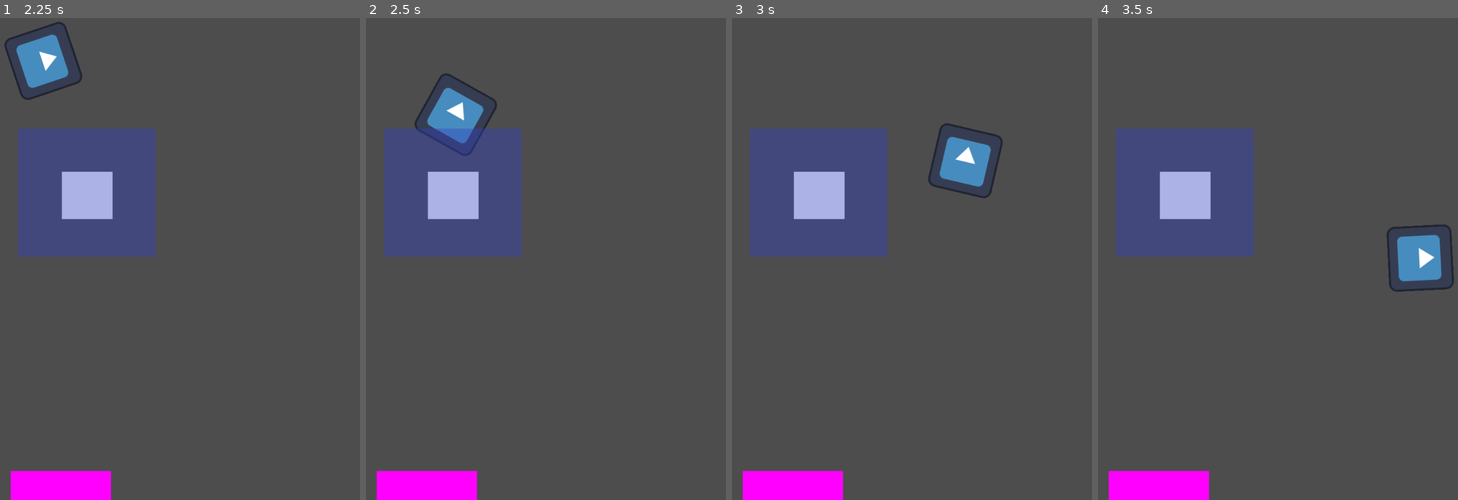
Above: before the commit, frames 1-4 (left to right).
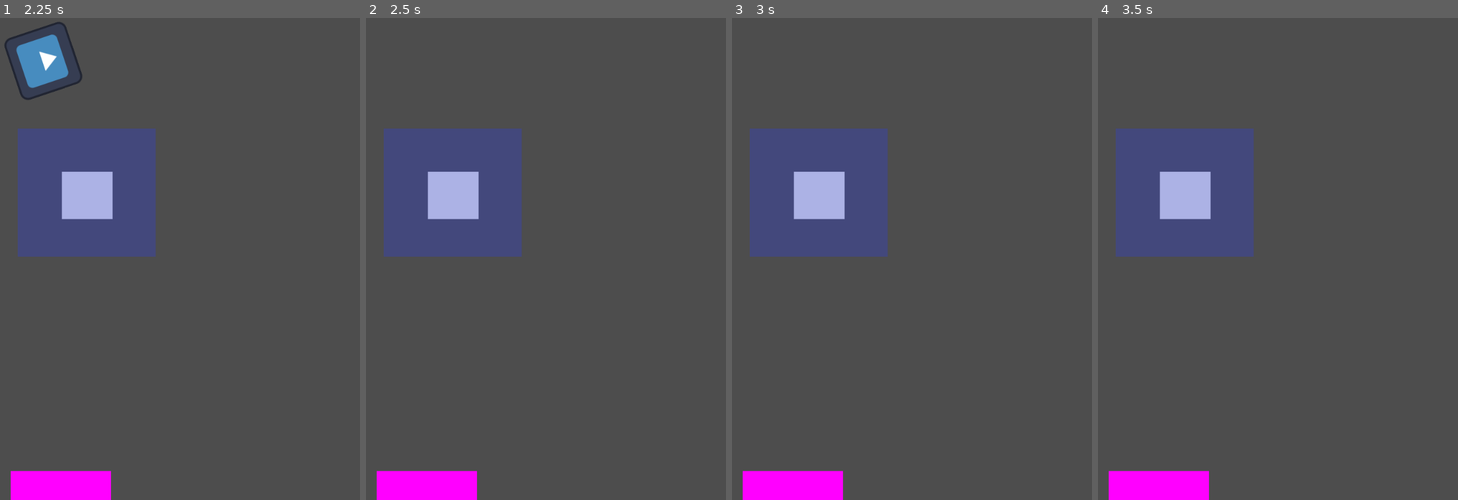
Above: after the commit, the same moments.

Repository: john9francis/sushi-attack
Game: Godot game, scene res://scripts/main.tscn
Same seed, same stepped clock (60 frames per second), same inputs: the game is played once before the commit and once after it. The engine's default icon, where the game draws it, is replaced by a stand-in: a white triangle on a blue panel in a dark square.
Inputs (mouse positions are in pixels of both pictures, inside the frame that each line leads up to):
- Up to frame 1 (2.25 s): tap Enter at 0.5 s; move the mouse to (90, 191) at 0.52 s; press the mouse at (90, 191) at 0.53 s; release the mouse at (90, 191) at 1.25 s; click "Chop Sticks" at 1.25 s; tap Space at 2 s; move the mouse to (86, 273) at 2.02 s; click (86, 273) at 2.1 s
- Up to frame 2 (2.5 s): no input
- Up to frame 3 (3 s): move the mouse to (969, 133) at 2.77 s; press the mouse at (969, 133) at 2.78 s
- Up to frame 4 (3.5 s): no input

Frame 1 is identical in both runs. In frame 2, 1.4% of the frame differs, in the area x 13-37%, y 11-29%; in frame 3, 1.4%, in the area x 54-76%, y 21-38%; in frame 4, 1.4%.

Commit message:
chopsticks tower done!

Diff:
--- a/scripts/cs_tower.gd
+++ b/scripts/cs_tower.gd
@@ -1,11 +1,29 @@
 extends Area2D
 
+var readyToKill
 
 # Called when the node enters the scene tree for the first time.
 func _ready():
+	$KillMobTimer.start()
+	readyToKill = true
 	pass # Replace with function body.
 
 
 # Called every frame. 'delta' is the elapsed time since the previous frame.
 func _process(delta):
 	pass
+
+
+
+func _on_kill_mob_timer_timeout():
+	readyToKill = true
+	pass # Replace with function body.
+
+
+
+
+func _on_area_entered(area):
+	if readyToKill:
+		if area.is_in_group("Enemies"):
+			area.queue_free()
+			readyToKill = false
--- a/scripts/cs_tower.tscn
+++ b/scripts/cs_tower.tscn
@@ -19,3 +19,7 @@
 texture = SubResource("CanvasTexture_sle01")
 
 [node name="KillMobTimer" type="Timer" parent="."]
+wait_time = 10.0
+
+[connection signal="area_entered" from="." to="." method="_on_area_entered"]
+[connection signal="timeout" from="KillMobTimer" to="." method="_on_kill_mob_timer_timeout"]
